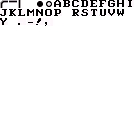
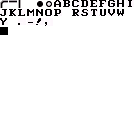
Layered file, before and after one edit (135px x 135px). Changes by layer:
added layer "Debug" above "Alpha" over [0, 27, 8, 35]
